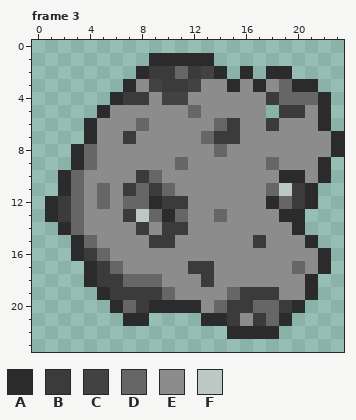
Pixel-art file, stored at Sprites/aseprite/Dat_Ass.aseprite. The first picture shows the starting point.
24x24 pixels, 3 frames. Colours within 5 levels of each other are drawn and written as one. Shown: frame 3. The commit also changed other frames, which this record leaves out.
Palette (. is transparent): A #2b2b2b  B #3b3b3b  C #424242  D #666666  E #8c8c8c  F #bbc9c2
Pixels before, frame 3, first column x 1:
 1 ........AAAAA..........
 2 .......ABBDBCA.A.AA....
 3 ......AECBBCEEAEAEDAA..
 4 .....ABBECCEEEEEEBDDDA.
 5 ....AEEEEEEDEEEEE.BBEA.
 6 ...AEEEDEEEEEDBEEBEEEA.
 7 ...AEEBEEEEEDBBEEEEEEEA
 8 ..ADEEEEEEEEEDEEEEEEEEA
 9 ..ADEEEEEEDEEEEEEDEEEA.
10 .ADEEEEBDEEEEEEEEEAAEA.
11 .ADEDEBDBDEEEEEEEDFBA..
12 ABDEDEDDABBEEEEEEADBA..
13 ABDEEEBFDADEEDEEEEAA...
14 .ADEEEEBEBBEEEEEEEEA...
15 ..ADEEEEBBEEEEEEBEEEA..
16 ..ABDEEEEEEEEEEEEEEEEA.
17 ...ABDEEEEEBBEEEEEEDEA.
18 ...ABBDDDEEEBEEEEEEEA..
19 ....ABBBBDEEEEDBBBEEA..
20 .....ADBAAAAEDBBDDBA...
21 ......AA....AABEBDA....
22 ..............AAAA.....
Now the later version:
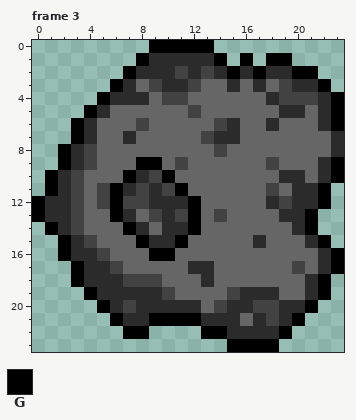
Colours new in this view: G #000000
Change:
Changed rows in their new state; - is an unchanged pixel.
Frame 3:
first column x 0:
 0 ---------GGGGG----------
 1 --------G-----G-G-GG----
 2 -------G-AACA--G-G--GG--
 3 ------G-D-AA-DD-D-DC--G-
 4 -----G-AAD--DDDDDDACCC-G
 5 ----G-DDDDDDCDDDDDDAAD-G
 6 ---G-DDDCDDDDDCADDADDD-G
 7 ---G-DDADDDDDCAADDDDDDD-
 8 --G-CDDDDDDDDDCDDDDDDDD-
 9 --G-CDDDGGDCDDDDDDCDDD-G
10 -G-CDDDGACGDDDDDDDD--D-G
11 -G-CDCGACACGDDDDDDCDA-G-
12 G-ACDCGCC-AAGDDDDD-CA-G-
13 G-ACDDGADC-CGDCDDDD--G--
14 -G-CDDDGADAAGDDDDDDD-G--
15 --G-CDDDGAAGDDDDDADDD-G-
16 --G-ACDDDGGDDDDDDDDDDD-G
17 ---G-ACDDDDDAADDDDDDCD-G
18 ---G-AACCCDDDADDDDDDD-G-
19 ----G-AAAACDDDDCAAADD-G-
20 -----G-CA----DCAACCA-G--
21 ------G--GGGG--ADAC-G---
22 -------GG----GG----G----
23 ---------------GGGG-----
Boxes around the changes in both pictures, in picture pixels (x1, y1, x2, y2):
changed: (32, 40, 344, 352)
